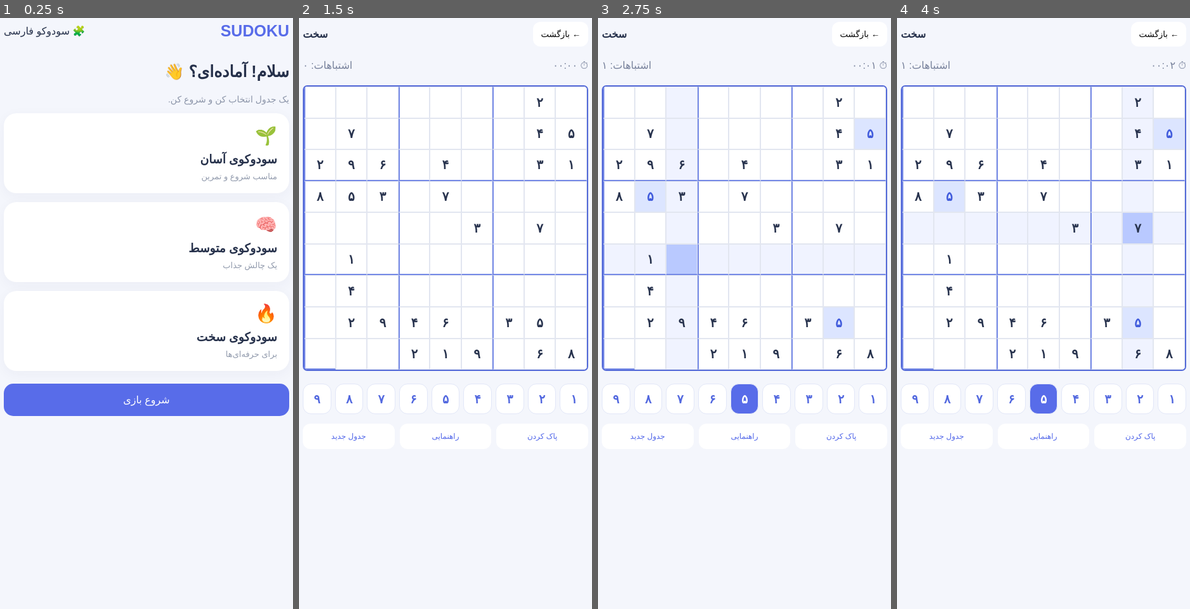
Above: before the commit, frames 1-4 (left to right).
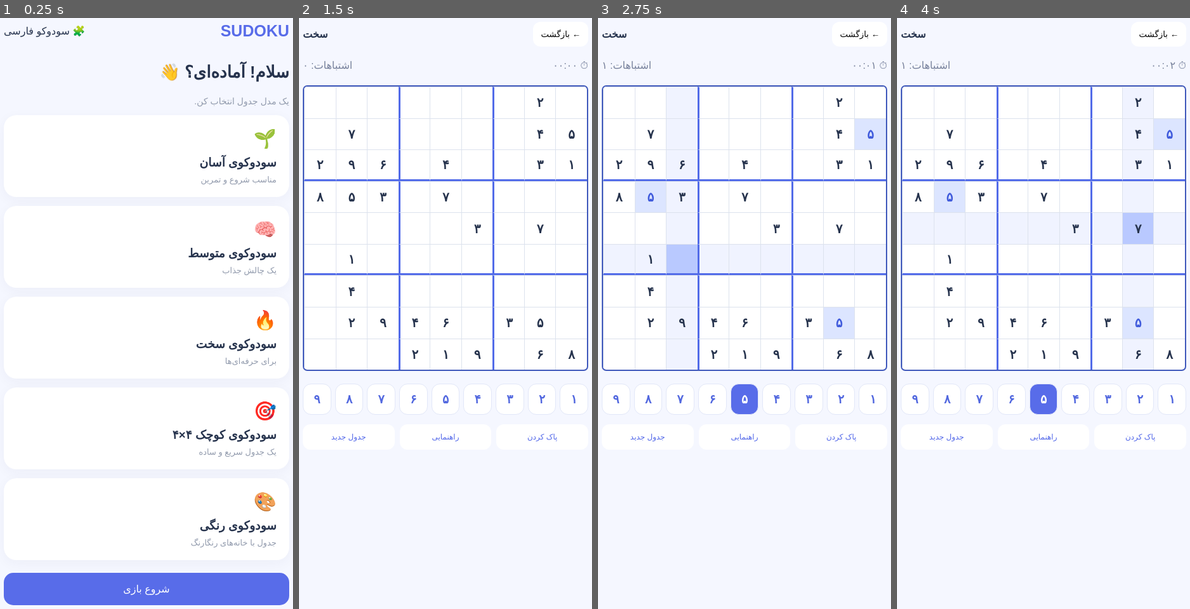
Above: after the commit, the same moments.

Repository: parsabouhi/sudoku-persian
Game: browser game, page index.html
The game is run twice, just before and just after one commit, with the same random seed, the same clock (stepped at 60 frames per second) and the same inputs.
Inputs (mouse positions are in pixels of both pictures, inside the frame that each line leads up to; where the layout moved, square brackets give the same spot in the first picture):
- Up to frame 1 (0.25 s): no input
- Up to frame 2 (1.5 s): click (445, 337) [445, 331] at 1.27 s
- Up to frame 3 (2.75 s): click (838, 354) at 1.87 s; click (682, 260) at 2.02 s; click "۵" at 2.47 s
- Up to frame 4 (4 s): click (1169, 289) at 3.07 s; click (1137, 230) at 3.67 s

The runs differ from the first frame. In frame 1, 14% of the frame differs, in the area x 1-99%, y 7-100%; in frame 2, 4.4%; in frame 3, 4.1%; in frame 4, 4.0%.

Commit message:
Update index.html

Diff:
--- a/index.html
+++ b/index.html
@@ -3,74 +3,178 @@
 <html lang="fa" dir="rtl">
 <head>
 <meta charset="UTF-8">
-<meta name="viewport" content="width=device-width,initial-scale=1">
+<meta name="viewport" content="width=device-width, initial-scale=1">
+<meta name="theme-color" content="#f5f7ff">
 <title>سودوکو فارسی</title>
+
 <style>
 *{box-sizing:border-box}
 body{
- margin:0;background:#f4f6fc;color:#25304a;
- font-family:Tahoma,Arial,sans-serif
-}
-.container{max-width:480px;margin:auto;padding:22px 15px}
-header{display:flex;justify-content:space-between;align-items:center}
-.logo{font-size:25px;font-weight:bold;color:#586ce9}
-h1{font-size:25px;margin-top:35px}
-.sub{color:#8c95a9;font-size:14px}
+ margin:0;
+ background:#f5f7ff;
+ color:#26334d;
+ font-family:Tahoma,Arial,sans-serif;
+}
+.container{
+ max-width:480px;
+ margin:auto;
+ padding:22px 15px;
+}
+header{
+ display:flex;
+ justify-content:space-between;
+ align-items:center;
+}
+.logo{
+ font-size:25px;
+ font-weight:bold;
+ color:#586ce9;
+}
+h1{font-size:26px;margin-top:35px}
+.sub{color:#929bad;font-size:14px}
 .card{
- background:white;border-radius:20px;padding:19px;
- margin-top:14px;cursor:pointer;
- box-shadow:0 5px 20px #26365c0b
+ background:white;
+ border-radius:20px;
+ padding:20px;
+ margin-top:14px;
+ cursor:pointer;
+ box-shadow:0 5px 20px #26365c0b;
 }
 .card h3{margin:0 0 8px}
 .card p{margin:0;color:#929bad;font-size:13px}
-.icon{font-size:28px;margin-bottom:10px}
+.icon{font-size:29px;margin-bottom:10px}
 button{font-family:inherit;cursor:pointer}
 .primary{
- width:100%;padding:16px;border:0;border-radius:15px;
- background:#586ce9;color:white;font-size:16px;margin-top:20px
+ width:100%;
+ padding:16px;
+ border:0;
+ border-radius:15px;
+ background:#586ce9;
+ color:white;
+ font-size:16px;
+ margin-top:20px;
 }
 #game{display:none}
-.top{display:flex;justify-content:space-between;align-items:center}
-.back{border:0;background:white;padding:12px;border-radius:12px}
-.info{display:flex;justify-content:space-between;color:#77819b;margin-top:20px}
+.top{
+ display:flex;
+ justify-content:space-between;
+ align-items:center;
+}
+.back{
+ border:0;
+ background:white;
+ padding:12px;
+ border-radius:12px;
+}
+.info{
+ display:flex;
+ justify-content:space-between;
+ color:#77819b;
+ margin-top:20px;
+}
 .board{
- display:grid;grid-template-columns:repeat(9,1fr);
- border:2px solid #5369d8;border-radius:7px;
- overflow:hidden;margin-top:22px;background:#5369d8;gap:0
+ display:grid;
+ grid-template-columns:repeat(9,1fr);
+ border:2px solid #4059bb;
+ border-radius:7px;
+ overflow:hidden;
+ margin-top:22px;
+ background:#4059bb;
+ gap:0;
 }
 .cell{
- aspect-ratio:1;display:flex;align-items:center;
- justify-content:center;background:white;
- border:1px solid #e2e6f0;
+ aspect-ratio:1;
+ display:flex;
+ align-items:center;
+ justify-content:center;
+ background:white;
+ border:0;
+ border-left:1px solid #dce2ed;
+ border-top:1px solid #dce2ed;
  font-size:clamp(13px,4vw,20px);
- cursor:pointer;user-select:none
-}
-.cell:nth-child(3n){border-left:2px solid #7589e6}
-.cell:nth-child(27n),.cell:nth-child(54n){
- border-bottom:2px solid #7589e6
-}
-.cell.fixed{font-weight:bold;color:#28334e}
-.cell.selected{background:#b9c9ff!important}
-.cell.related{background:#f0f3ff}
-.cell.same{background:#dce5ff;color:#405bdc}
-.cell.error{color:#e34e65;background:#ffe8eb}
+ cursor:pointer;
+ user-select:none;
+}
+
+/* خطوط عمودی مربع‌های ۳×۳ */
+.cell:nth-child(9n+3),
+.cell:nth-child(9n+6){
+ border-left:3px solid #536ce9;
+}
+
+/* خطوط افقی مربع‌های ۳×۳ */
+.cell:nth-child(n+19):nth-child(-n+27),
+.cell:nth-child(n+46):nth-child(-n+54){
+ border-bottom:3px solid #536ce9;
+}
+
+.cell.fixed{
+ font-weight:bold;
+ color:#26334d;
+}
+.cell.selected{
+ background:#b9c9ff!important;
+}
+.cell.related{
+ background:#f0f3ff;
+}
+.cell.same{
+ background:#dce5ff;
+ color:#405bdc;
+}
+.cell.wrong{
+ color:#e34e65;
+ background:#ffe8eb;
+}
+
+/* جدول رنگی */
+.board.colorful .cell:nth-child(9n+1){background:#fff0ed}
+.board.colorful .cell:nth-child(9n+2){background:#fff7df}
+.board.colorful .cell:nth-child(9n+3){background:#e9f7ee}
+.board.colorful .cell:nth-child(9n+4){background:#e9f3ff}
+.board.colorful .cell:nth-child(9n+5){background:#f3eaff}
+.board.colorful .cell:nth-child(9n+6){background:#ffeafa}
+.board.colorful .cell:nth-child(9n+7){background:#e5f8f8}
+.board.colorful .cell:nth-child(9n+8){background:#fff0df}
+.board.colorful .cell:nth-child(9n+9){background:#eef0ff}
+.board.colorful .cell.selected{background:#b9c9ff!important}
+
 .numbers{
- display:grid;grid-template-columns:repeat(9,1fr);
- gap:6px;margin-top:20px
+ display:grid;
+ grid-template-columns:repeat(9,1fr);
+ gap:6px;
+ margin-top:20px;
 }
 .numbers button{
- border:1px solid #e2e7f8;background:white;
- color:#5268df;border-radius:13px;
- min-height:48px;font-size:19px;font-weight:bold
-}
-.numbers button.active{background:#586ce9;color:white}
-.actions{display:flex;gap:8px;margin-top:15px}
+ border:1px solid #e2e7f8;
+ background:white;
+ color:#5268df;
+ border-radius:13px;
+ min-height:49px;
+ font-size:19px;
+ font-weight:bold;
+}
+.numbers button.active{
+ background:#586ce9;
+ color:white;
+}
+.actions{
+ display:flex;
+ gap:8px;
+ margin-top:15px;
+}
 .actions button{
- flex:1;border:0;background:white;color:#5368e9;
- padding:13px 4px;border-radius:12px;font-size:12px
+ flex:1;
+ border:0;
+ background:white;
+ color:#5368e9;
+ padding:13px 4px;
+ border-radius:12px;
+ font-size:12px;
 }
 </style>
 </head>
+
 <body>
 <div class="container">
 
@@ -81,27 +185,39 @@
 </header>
 
 <h1>سلام! آماده‌ای؟ 👋</h1>
-<p class="sub">یک جدول انتخاب کن و شروع کن.</p>
-
-<div class="card" onclick="start('آسان')">
+<p class="sub">یک مدل جدول انتخاب کن.</p>
+
+<div class="card" onclick="start('آسان',9,false)">
 <div class="icon">🌱</div>
 <h3>سودوکوی آسان</h3>
 <p>مناسب شروع و تمرین</p>
 </div>
 
-<div class="card" onclick="start('متوسط')">
+<div class="card" onclick="start('متوسط',9,false)">
 <div class="icon">🧠</div>
 <h3>سودوکوی متوسط</h3>
 <p>یک چالش جذاب</p>
 </div>
 
-<div class="card" onclick="start('سخت')">
+<div class="card" onclick="start('سخت',9,false)">
 <div class="icon">🔥</div>
 <h3>سودوکوی سخت</h3>
 <p>برای حرفه‌ای‌ها</p>
 </div>
 
-<button class="primary" onclick="start('متوسط')">
+<div class="card" onclick="start('کوچک',4,false)">
+<div class="icon">🎯</div>
+<h3>سودوکوی کوچک ۴×۴</h3>
+<p>یک جدول سریع و ساده</p>
+</div>
+
+<div class="card" onclick="start('رنگی',9,true)">
+<div class="icon">🎨</div>
+<h3>سودوکوی رنگی</h3>
+<p>جدول با خانه‌های رنگارنگ</p>
+</div>
+
+<button class="primary" onclick="start('متوسط',9,false)">
 شروع بازی
 </button>
 </section>
@@ -126,36 +242,46 @@
 <button onclick="newGame()">جدول جدید</button>
 </div>
 </section>
+
 </div>
 
 <script>
 let puzzle=[],solution=[],initial=[];
 let selected=null,active=null;
 let mistakes=0,seconds=0,clock=null;
+let size=9,colorful=false;
 
 const fa=n=>String(n).replace(/\d/g,d=>"۰۱۲۳۴۵۶۷۸۹"[d]);
 
 function shuffle(a){
  for(let i=a.length-1;i>0;i--){
- let j=Math.floor(Math.random()*(i+1));
- [a[i],a[j]]=[a[j],a[i]];
+  let j=Math.floor(Math.random()*(i+1));
+  [a[i],a[j]]=[a[j],a[i]];
  }
  return a;
 }
 
 function makeSolution(){
  let rows=shuffle([0,1,2]).flatMap(g=>
- shuffle([0,1,2]).map(x=>g*3+x));
+  shuffle([0,1,2]).map(x=>g*3+x)
+ );
  let cols=shuffle([0,1,2]).flatMap(g=>
- shuffle([0,1,2]).map(x=>g*3+x));
+  shuffle([0,1,2]).map(x=>g*3+x)
+ );
  let nums=shuffle([1,2,3,4,5,6,7,8,9]);
-
  return rows.map(r=>cols.map(c=>
- nums[(r*3+Math.floor(r/3)+c)%9]
+  nums[(r*3+Math.floor(r/3)+c)%9]
  ));
 }
 
-function start(level){
+function makeSmall(){
+ let base=[[1,2,3,4],[3,4,1,2],[2,1,4,3],[4,3,2,1]];
+ return base;
+}
+
+function start(level,s,color){
+ size=s;
+ colorful=color;
  document.getElementById('home').style.display='none';
  document.getElementById('game').style.display='block';
  document.getElementById('level').textContent=level;
@@ -164,72 +290,90 @@
 
 function newGame(){
  clearInterval(clock);
- seconds=0;mistakes=0;selected=null;active=null;
-
- solution=makeSolution();
- puzzle=solution.map(r=>r.slice());
-
- let level=document.getElementById('level').textContent;
- let count=level==='آسان'?35:level==='سخت'?52:43;
-
- shuffle(Array.from({length:81},(_,i)=>i))
- .slice(0,count).forEach(i=>{
- puzzle[Math.floor(i/9)][i%9]=0;
- });
+ seconds=0;
+ mistakes=0;
+ selected=null;
+ active=null;
+
+ if(size===4){
+  solution=makeSmall();
+  puzzle=solution.map(r=>r.slice());
+  shuffle(Array.from({length:16},(_,i)=>i))
+   .slice(7).forEach(i=>{
+    puzzle[Math.floor(i/4)][i%4]=0;
+   });
+ }else{
+  solution=makeSolution();
+  puzzle=solution.map(r=>r.slice());
+  let level=document.getElementById('level').textContent;
+  let count=level==='آسان'?35:level==='سخت'?52:43;
+  shuffle(Array.from({length:81},(_,i)=>i))
+   .slice(0,count).forEach(i=>{
+    puzzle[Math.floor(i/9)][i%9]=0;
+   });
+ }
 
  initial=puzzle.map(r=>r.slice());
  render();
  updateErrors();
 
  clock=setInterval(()=>{
- seconds++;
- document.getElementById('timer').textContent=
- fa(String(Math.floor(seconds/60)).padStart(2,'0'))+':'+
- fa(String(seconds%60).padStart(2,'0'));
+  seconds++;
+  document.getElementById('timer').textContent=
+   fa(String(Math.floor(seconds/60)).padStart(2,'0'))+':'+
+   fa(String(seconds%60).padStart(2,'0'));
  },1000);
 }
 
 function render(){
  let board=document.getElementById('board');
  board.innerHTML='';
+ board.style.gridTemplateColumns=`repeat(${size},1fr)`;
+ board.classList.toggle('colorful',colorful);
 
  puzzle.forEach((row,r)=>row.forEach((v,c)=>{
- let cell=document.createElement('div');
- cell.className='cell';
-
- if(initial[r][c])cell.classList.add('fixed');
-
- if(c===2||c===5)cell.style.borderLeft='2px solid #7589e6';
- if(r===2||r===5)cell.style.borderBottom='2px solid #7589e6';
-
- if(selected&&selected[0]===r&&selected[1]===c)
- cell.classList.add('selected');
- else if(selected&&(selected[0]===r||selected[1]===c))
- cell.classList.add('related');
-
- if(v&&active===v)cell.classList.add('same');
-
- cell.textContent=v?fa(v):'';
-
- cell.onclick=()=>{
- selected=[r,c];
- render();
- };
-
- board.appendChild(cell);
+  let cell=document.createElement('div');
+  cell.className='cell';
+
+  if(initial[r][c])cell.classList.add('fixed');
+
+  if(size===9){
+   if(c===2||c===5)
+    cell.style.borderLeft='3px solid #536ce9';
+   if(r===2||r===5)
+    cell.style.borderBottom='3px solid #536ce9';
+  }else{
+   if(c===1)cell.style.borderLeft='3px solid #536ce9';
+   if(r===1)cell.style.borderBottom='3px solid #536ce9';
+  }
+
+  if(selected&&selected[0]===r&&selected[1]===c)
+   cell.classList.add('selected');
+  else if(selected&&(selected[0]===r||selected[1]===c))
+   cell.classList.add('related');
+
+  if(v&&active===v)cell.classList.add('same');
+
+  cell.textContent=v?fa(v):'';
+
+  cell.onclick=()=>{
+   selected=[r,c];
+   render();
+  };
+
+  board.appendChild(cell);
  }));
 
  let nums=document.getElementById('numbers');
  nums.innerHTML='';
-
- for(let n=1;n<=9;n++){
- let b=document.createElement('button');
- b.textContent=fa(n);
-
- if(active===n)b.classList.add('active');
-
- b.onclick=()=>put(n);
- nums.appendChild(b);
+ nums.style.gridTemplateColumns=`repeat(${size},1fr)`;
+
+ for(let n=1;n<=size;n++){
+  let b=document.createElement('button');
+  b.textContent=fa(n);
+  if(active===n)b.classList.add('active');
+  b.onclick=()=>put(n);
+  nums.appendChild(b);
  }
 }
 
@@ -241,18 +385,18 @@
  if(initial[r][c]){render();return;}
 
  if(solution[r][c]!==n){
- mistakes++;
- updateErrors();
- render();
- return;
+  mistakes++;
+  updateErrors();
+  render();
+  return;
  }
 
  puzzle[r][c]=n;
  render();
 
  if(puzzle.every((row,r)=>row.every((v,c)=>v===solution[r][c]))){
- clearInterval(clock);
- setTimeout(()=>alert('آفرین! جدول را حل کردی 🎉'),100);
+  clearInterval(clock);
+  setTimeout(()=>alert('آفرین! جدول را حل کردی 🎉'),100);
  }
 }
 
@@ -260,8 +404,8 @@
  if(!selected)return;
  let [r,c]=selected;
  if(!initial[r][c]){
- puzzle[r][c]=0;
- render();
+  puzzle[r][c]=0;
+  render();
  }
 }
 
